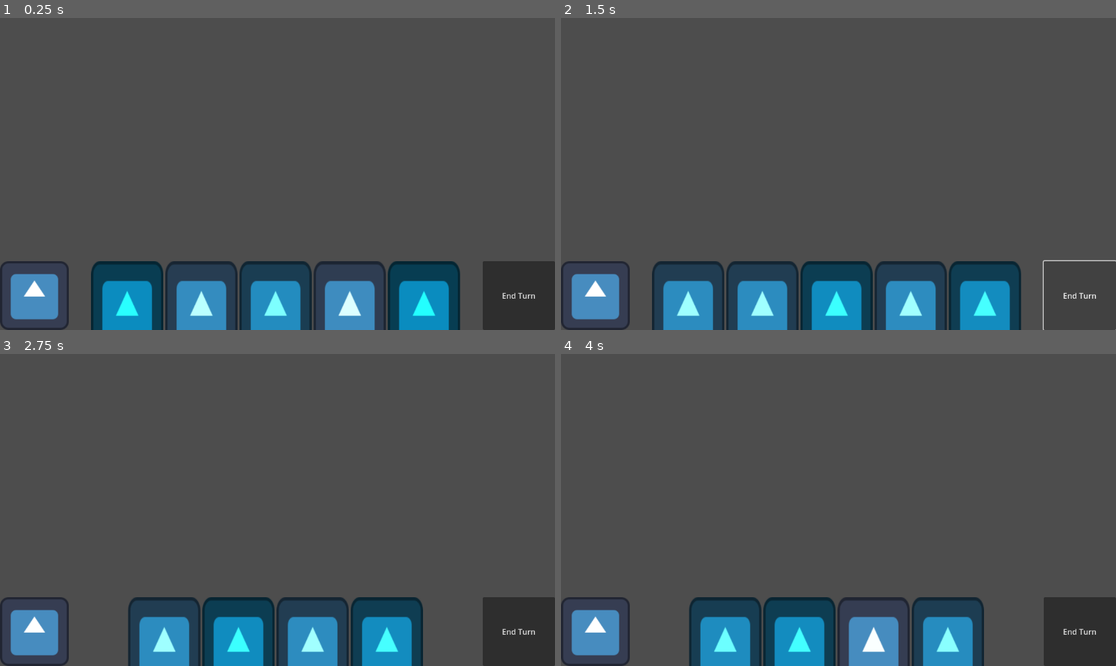
Above: before the commit, frames 1-4 (two rows, left to right).
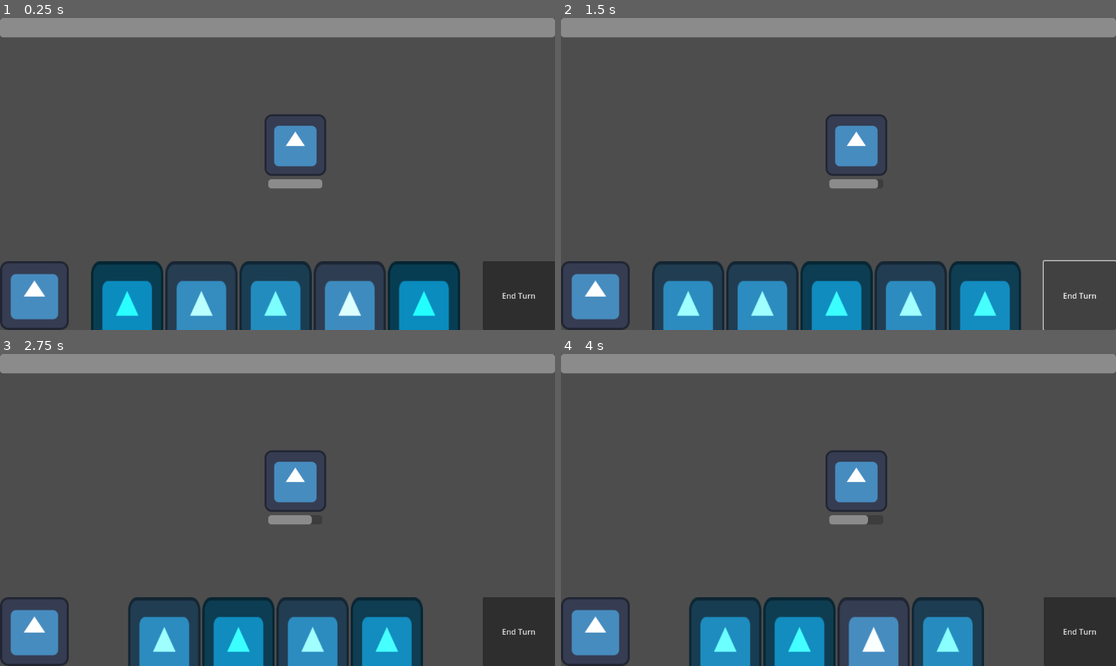
Above: after the commit, the same moments.

Repository: MichaelRRyan/GGJ-2025
Game: Godot game, scene res://Gameplay/gameplay.tscn
Two runs of this game, one before a commit and one after it. Both use one fixed random seed, a clock stepped at 60 frames per second and the inputs below. The engine's default icon, where the game draws it, is replaced by a stand-in: a white triangle on a blue panel in a dark square.
Inputs (mouse positions are in pixels of both pictures, inside the frame that each line leads up to):
- Up to frame 1 (0.25 s): no input
- Up to frame 2 (1.5 s): click (688, 314) at 0.52 s; click "End Turn" at 1.25 s
- Up to frame 3 (2.75 s): click (127, 650) at 2.02 s
- Up to frame 4 (4 s): click "End Turn" at 2.75 s; click (688, 650) at 3.52 s

The runs differ from the first frame. In frame 1, 7.8% of the frame differs, in the area x 0-100%, y 0-55%; in frame 2, 7.8%; in frame 3, 7.8%; in frame 4, 7.7%.

Commit message:
Implemented Healthbar

Diff:
--- a/Features/Encounter/encounter.tscn
+++ b/Features/Encounter/encounter.tscn
@@ -1,10 +1,12 @@
-[gd_scene load_steps=6 format=3 uid="uid://dfxcvq13dhr0n"]
+[gd_scene load_steps=8 format=3 uid="uid://dfxcvq13dhr0n"]
 
 [ext_resource type="Script" path="res://Features/Encounter/Encounter.gd" id="1_dcat6"]
 [ext_resource type="PackedScene" uid="uid://b425p5v0uckgl" path="res://Features/TurnManager/turn_manager.tscn" id="1_ic1e4"]
 [ext_resource type="PackedScene" uid="uid://lpakvaofoidn" path="res://Features/CardInterface/card_interface.tscn" id="2_53jat"]
 [ext_resource type="PackedScene" uid="uid://5p2d4q285u3m" path="res://Features/Cards/card_manager.tscn" id="3_0ndc0"]
 [ext_resource type="PackedScene" uid="uid://dqig0ruy5ltgr" path="res://Features/Component/health_component.tscn" id="3_8leue"]
+[ext_resource type="PackedScene" uid="uid://c7kr7a00copnf" path="res://Features/HealthBar/health_bar.tscn" id="6_0rfqi"]
+[ext_resource type="Texture2D" uid="uid://cop8t73wqabim" path="res://icon.svg" id="7_tsc4v"]
 
 [node name="Encounter" type="Node2D"]
 script = ExtResource("1_dcat6")
@@ -19,11 +21,45 @@
 
 [node name="HealthComponent" parent="Player" instance=ExtResource("3_8leue")]
 
+[node name="CanvasLayer" type="CanvasLayer" parent="Player"]
+
+[node name="Bar" parent="Player/CanvasLayer" instance=ExtResource("6_0rfqi")]
+anchors_preset = 10
+anchor_left = 0.0
+anchor_top = 0.0
+anchor_right = 1.0
+anchor_bottom = 0.0
+offset_left = 0.0
+offset_top = 0.0
+offset_right = 0.0
+offset_bottom = 40.0
+grow_vertical = 1
+
 [node name="Spirit" type="Node2D" parent="."]
+position = Vector2(613, 264)
+metadata/_edit_group_ = true
 
 [node name="HealthComponent" parent="Spirit" instance=ExtResource("3_8leue")]
+
+[node name="Bar" parent="Spirit" instance=ExtResource("6_0rfqi")]
+anchors_preset = 0
+anchor_left = 0.0
+anchor_top = 0.0
+anchor_right = 0.0
+anchor_bottom = 0.0
+offset_left = -56.0
+offset_top = 71.0
+offset_right = 56.0
+offset_bottom = 90.0
+grow_horizontal = 1
+grow_vertical = 1
+
+[node name="Sprite2D" type="Sprite2D" parent="Spirit"]
+texture = ExtResource("7_tsc4v")
 
 [connection signal="draw_cards" from="TurnManager" to="CardManager" method="draw_cards"]
 [connection signal="card_played" from="CardInterface" to="CardManager" method="play_card"]
 [connection signal="turn_ended" from="CardInterface" to="TurnManager" method="_on_card_interface_turn_ended"]
 [connection signal="turn_ended" from="CardInterface" to="CardManager" method="_on_card_interface_turn_ended"]
+[connection signal="health_changed" from="Player/HealthComponent" to="Player/CanvasLayer/Bar" method="_on_health_component_health_changed"]
+[connection signal="health_changed" from="Spirit/HealthComponent" to="Spirit/Bar" method="_on_health_component_health_changed"]
--- a/Features/HealthBar/health_bar.tscn
+++ b/Features/HealthBar/health_bar.tscn
@@ -2,7 +2,7 @@
 
 [ext_resource type="Script" path="res://Features/HealthBar/health_bar.gd" id="1_wdo3g"]
 
-[node name="Bar" type="ProgressBar"]
+[node name="HealthBar" type="ProgressBar"]
 anchors_preset = 8
 anchor_left = 0.5
 anchor_top = 0.5
